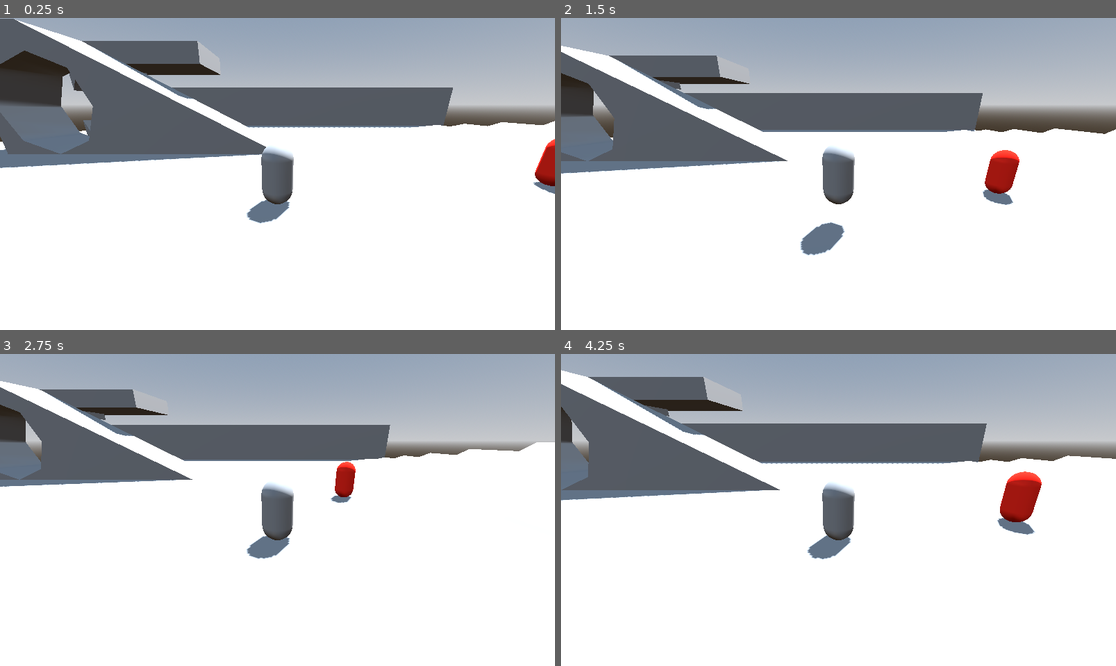
Above: before the commit, frames 1-4 (two rows, left to right).
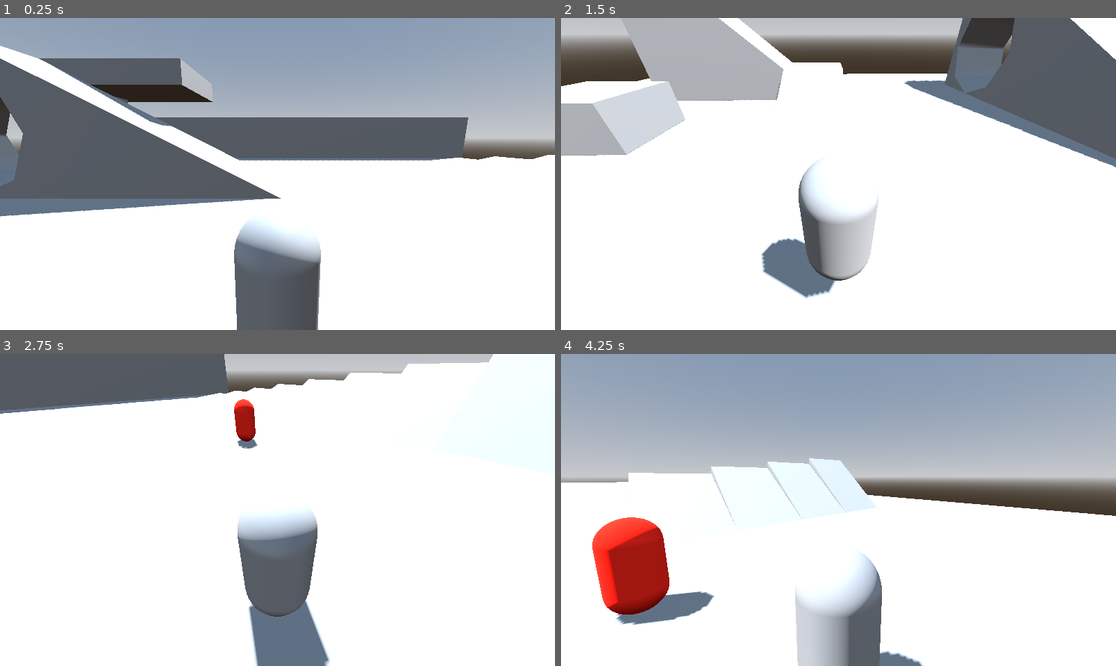
Above: after the commit, the same moments.

Repository: hhhhhhhh1233/BubbleGameJam
Game: Godot game, scene res://test_level.tscn
The game is run twice, just before and just after one commit, with the same random seed, the same clock (stepped at 60 frames per second) and the same inputs.
Inputs (mouse positions are in pixels of both pictures, inside the frame that each line leads up to):
- Up to frame 1 (0.25 s): no input
- Up to frame 2 (1.5 s): tap Enter at 0.5 s; move the mouse to (960, 158) at 0.52 s; hold D (right) 0.53-1.28 s; tap Space (jump) at 0.77 s; move the mouse to (727, 189) at 1.27 s; hold S (back) from 1.28 s (still down)
- Up to frame 3 (2.75 s): tap Space (jump) at 1.52 s; move the mouse to (333, 441) at 2.02 s; release S (back) at 2.03 s; hold D (right) from 2.03 s (still down)
- Up to frame 4 (4.25 s): move the mouse to (810, 572) at 2.77 s; release D (right) at 2.78 s; hold W (forward) 2.78-3.53 s; tap Space (jump) at 3.02, 3.77 s; move the mouse to (1005, 556) at 3.52 s; hold A (left) from 3.53 s (still down)

The runs differ from the first frame. In frame 1, 36% of the frame differs, in the area x 0-100%, y 0-100%; in frame 2, 43%, in the area x 0-100%, y 0-90%; in frame 3, 40%; in frame 4, 38%.

Commit message:
cameraSystem

Diff:
--- a/Player.gd
+++ b/Player.gd
@@ -1,11 +1,26 @@
 extends CharacterBody3D
+class_name Player
 
+@export
+var camera:Camera3D
+@export
+var springArm:SpringArm3D
+
+const camMin = -0.3
+const camMax = 0.7
 
 const SPEED = 5.0
 const JUMP_VELOCITY = 4.5
+var lastMouse:Vector2
+
+func _ready() -> void:
+	#Input.mouse_mode = Input.MouseMode.MOUSE_MODE_CAPTURED;
+	lastMouse = get_viewport().get_mouse_position()
+	pass
+
+func _physics_process(delta: float) -> void:
 
 
-func _physics_process(delta: float) -> void:
 	# Add the gravity.
 	if not is_on_floor():
 		velocity += get_gravity() * delta
@@ -26,3 +41,16 @@
 		velocity.z = move_toward(velocity.z, 0, SPEED)
 
 	move_and_slide()
+
+	var deltaMouse:Vector2 = get_viewport().get_mouse_position()-lastMouse
+
+	if camera.rotation.x-deltaMouse.y/150>camMin and camera.rotation.x-deltaMouse.y/150<camMax:
+		camera.rotation.x += -deltaMouse.y/150
+		springArm.rotation.x += -deltaMouse.y/150
+
+	print(camera.rotation.x)
+	rotation.y += -deltaMouse.x/150
+	#camera.rotate(Vector3(1,0,0), -deltaMouse.y/150)
+	#springArm.rotate(Vector3(1,0,0), -deltaMouse.y/150)
+
+	lastMouse = get_viewport().get_mouse_position()
--- a/player.tscn
+++ b/player.tscn
@@ -6,8 +6,10 @@
 
 [sub_resource type="CapsuleMesh" id="CapsuleMesh_v5r2a"]
 
-[node name="Player" type="CharacterBody3D"]
+[node name="Player" type="CharacterBody3D" node_paths=PackedStringArray("camera", "springArm")]
 script = ExtResource("1_wc8xc")
+camera = NodePath("MeshInstance3D/SpringArm3D/Camera3D")
+springArm = NodePath("MeshInstance3D/SpringArm3D")
 
 [node name="CollisionShape3D" type="CollisionShape3D" parent="."]
 shape = SubResource("CapsuleShape3D_1m7lv")
@@ -15,5 +17,9 @@
 [node name="MeshInstance3D" type="MeshInstance3D" parent="."]
 mesh = SubResource("CapsuleMesh_v5r2a")
 
-[node name="Camera3D" type="Camera3D" parent="."]
-transform = Transform3D(1, 0, 0, 0, 0.94639, 0.323026, 0, -0.323026, 0.94639, 0, 2.09664, 6.12633)
+[node name="SpringArm3D" type="SpringArm3D" parent="MeshInstance3D"]
+transform = Transform3D(1, 0, 0, 0, 0.899115, 0.437712, 0, -0.437712, 0.899115, 0, 0.93131, 0.400328)
+spring_length = 2.0
+
+[node name="Camera3D" type="Camera3D" parent="MeshInstance3D/SpringArm3D"]
+transform = Transform3D(1, 0, 0, 0, 0.961799, -0.273757, 0, 0.273757, 0.961799, 0, 0.645698, 5.41997)
Not shown: 1 places in test_level.tscn that only renumber resources
